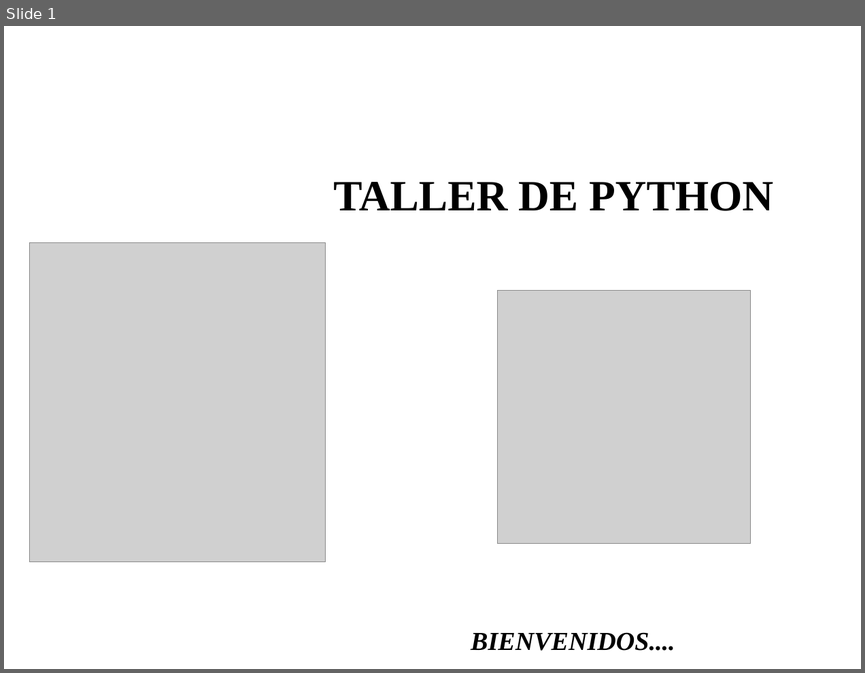
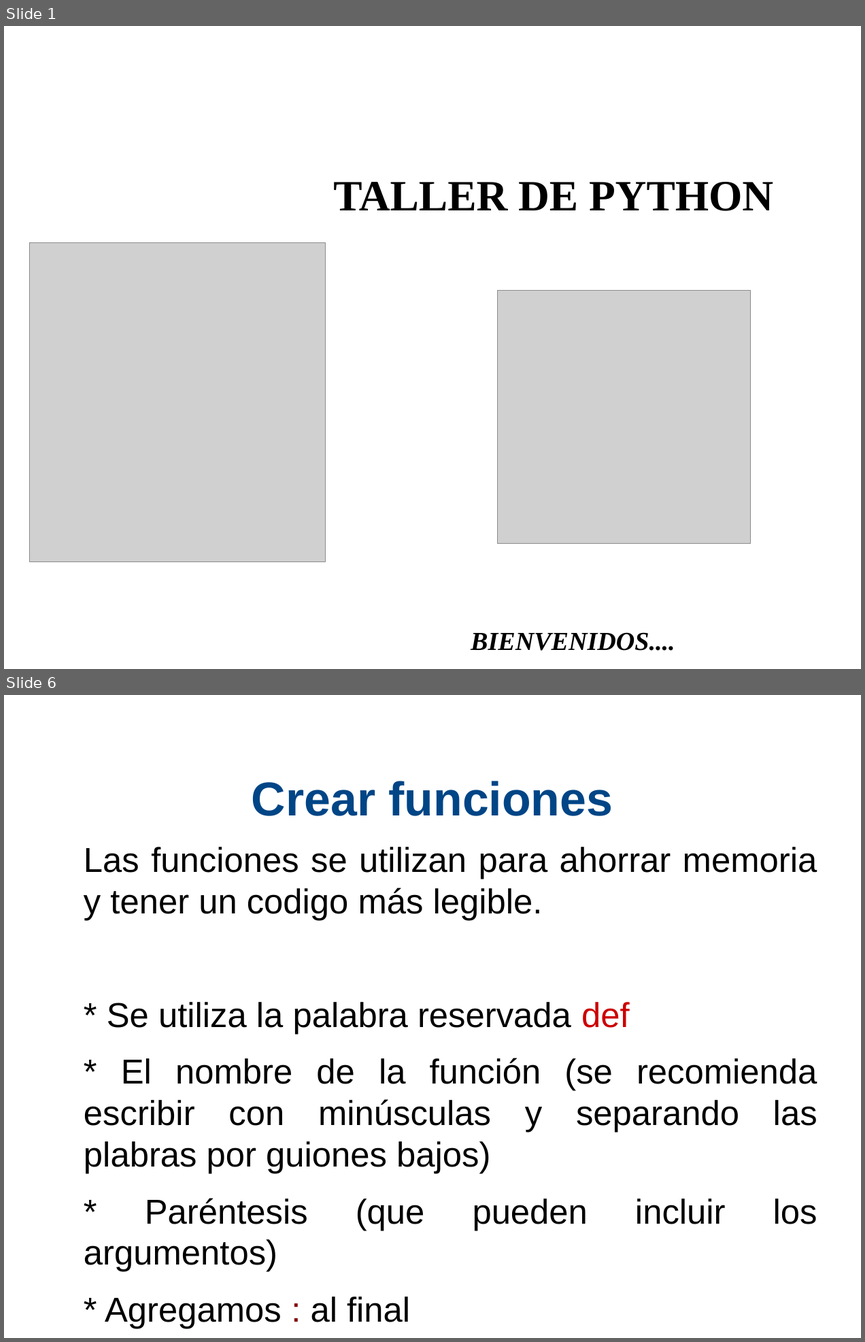
Before and after one commit to xDavidPM/Taller-Python, a slide deck: Python diapositiva dia 2.odp. Shown one above the other, each under a label of ours: slide 1 before the commit, slides 1 and 6 after it; the slides between them are not shown. The pictures are 865x673 and 865x1342 pixels, drawn with LibreOffice and Linux fonts; fonts in the diff are those of the drawing; grey boxes stand for pictures; background and template pictures are left out. Boxes give left, top, right and bottom in pixels: in the first picture for what was removed or moved away, otherwise in the second. Text is boxed around its words. In the diff, an @@ line names an element or a change of style, - is before the commit and + after.

```diff
--- a/Python diapositiva dia 2.odp
+++ b/Python diapositiva dia 2.odp
@@ slide 6 added at [4,695,861,1338], background #FFFFFF @@
@@ title added at [252,781,613,816], 44 pt, text #004586, bold @@
+Crear funciones
@@ text added at [84,847,817,1230], 32 pt, text #000000 @@
+Las funciones se utilizan para ahorrar memoria y tener un codigo más legible.
+* Se utiliza la palabra reservada def
+* El nombre de la función (se recomienda escribir con minúsculas y separando las plabras por guiones bajos)
+* Paréntesis (que pueden incluir los argumentos)
+* Agregamos : al final
```
Also in this commit, not shown: 1 slide changed, 13 other slides added, 3 other files.
